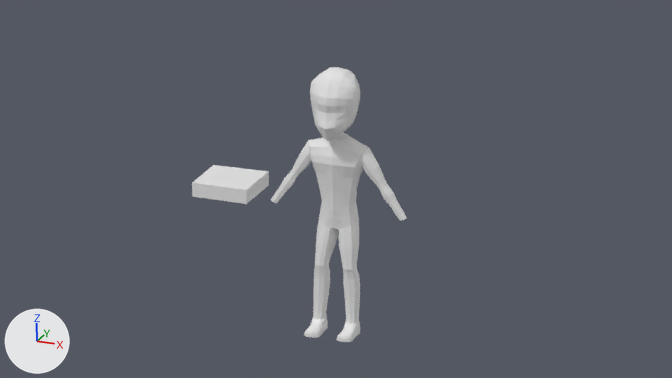
Before and after pictures for a commit that changed the Blender file Development/Models/human_male.blend.
Rendered twice from the file's camera 'Camera'. The lights are fixed; the arrows at lower left show +X, +Y and +Z.
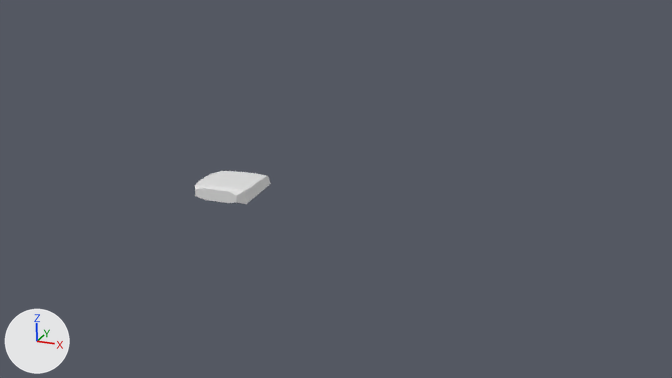
Commit message: further shaping on the hand

Boxes (x1, y1, x2, y2) around the edits, measured in the pictures (672 x 378 px):
'Cube', hidden
    before: (271, 132, 407, 342)
'Cube.001', hidden
    before: (310, 67, 360, 141)
'Cube.002', reshaped (15% shorter)
    before: (192, 165, 269, 204)
    after: (195, 171, 271, 204)

The edits, one by one:
me_cube is used by ob_cube_002; location (-4.0, 0.0, 0.0); scale (0.997, 1.0, 0.252).
me_cube had 36 vertices, 22 faces and spanned x -1.0..1.0, y -1.0..1.0, z -1.0..1.0.
me_cube now has 69 vertices, 67 faces and spans x -1.0..1.0, y -1.25..1.23, z -1.0..1.0.
Part 1, on me_cube:
34 vertices are removed from x -1.0..1.0, y -1.0..1.0, z -1.0..1.0.
22 faces are deleted.
67 vertices are added at x -1.0..1.0, y -1.25..1.23, z -1.0..1.0.
67 new faces join them.
Object 'Cube.001' (ob_cube_001) is now hidden.
Object 'Cube' (ob_cube) is now hidden.
